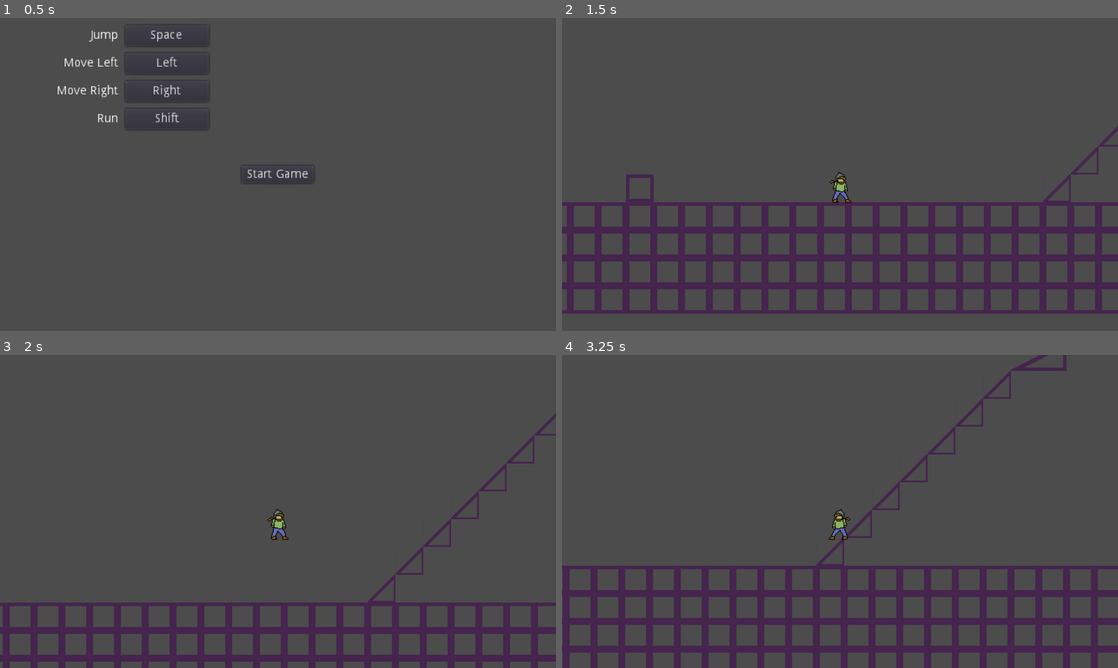
Above: before the commit, frames 1-4 (two rows, left to right).
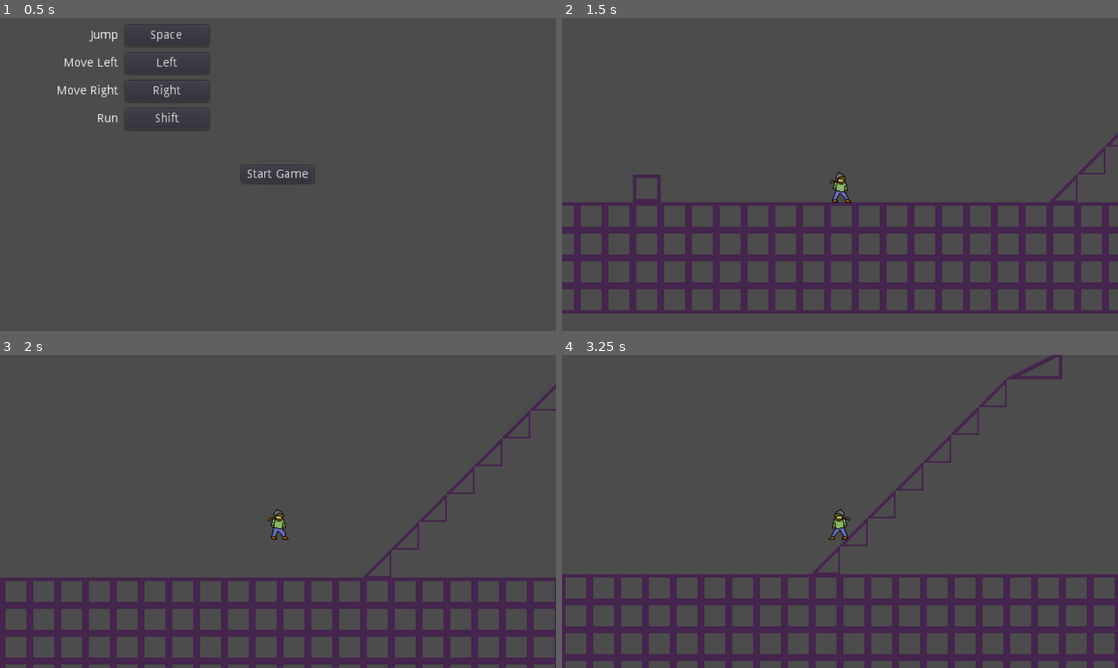
Above: after the commit, the same moments.

Repository: PixelLoaf/Project-Novae
Game: Godot game, scene res://Menu/MainMenu.tscn
The game is run twice, just before and just after one commit, with the same random seed, the same clock (stepped at 60 frames per second) and the same inputs.
Inputs (mouse positions are in pixels of both pictures, inside the frame that each line leads up to):
- Up to frame 1 (0.5 s): no input
- Up to frame 2 (1.5 s): click "Start Game" at 0.5 s; tap H (hide_debug) at 1.25 s; move the mouse to (962, 158) at 1.27 s; hold Right (move_right) from 1.28 s (still down); hold Shift (action_run) from 1.28 s (still down); click (962, 158) at 1.42 s
- Up to frame 3 (2 s): keep holding Right (move_right); keep holding Shift (action_run); tap Space (action_jump) at 1.52 s
- Up to frame 4 (3.25 s): move the mouse to (728, 527) at 2.02 s; release Shift (action_run) at 2.03 s; tap Shift (action_run) at 2.1 s; tap Space (action_jump) at 2.27 s; move the mouse to (895, 442) at 2.77 s; release Right (move_right) at 2.78 s; hold Left (move_left) from 2.78 s (still down); hold Shift (action_run) from 2.78 s (still down)

Frame 1 is identical in both runs. In frame 2, 14% of the frame differs, in the area x 0-100%, y 34-94%; in frame 3, 11%; in frame 4, 19%, in the area x 0-100%, y 0-100%.

Commit message:
Player now has a square hitbox

Diff:
--- a/files/Menu/MainMenu.tscn
+++ b/files/Menu/MainMenu.tscn
@@ -3,7 +3,7 @@
 [ext_resource path="res://Menu/RebindKey.tscn" type="PackedScene" id=1]
 [ext_resource path="res://Menu/StartButton.gd" type="Script" id=2]
 
-[node name="MainMenu" type="Control" index="0"]
+[node name="MainMenu" type="Control"]
 
 anchor_left = 0.0
 anchor_top = 0.0
--- a/files/Object/Player/Player.gd
+++ b/files/Object/Player/Player.gd
@@ -1,7 +1,7 @@
 extends KinematicBody2D
 
 # Gravity
-const CHAR_GRAVITY = 2000
+const CHAR_GRAVITY = 1600
 # Up direction
 var CHAR_UP = Vector2(0, -1)
 # Maximum time after leaving a platform that a player may still jump for
@@ -17,14 +17,18 @@
 # If the player is moving uphill, this is the minimum that their velocity can be multiplied by
 const CHAR_UPHILL_MULT_MIN = 0.5
 # Slipperiness while in the air
-const CHAR_SLIP_AIR = 0.4
+const CHAR_SLIP_AIR = 0.3
 
 # Maximum movement speed for the player
 export var char_speed_run = 320
 # Walking speed for the player
 export var char_speed_walk = 160
 # Jumping speed for the player
-export var char_jump_speed = 640
+export var char_jump_speed = 480
+# Walking acceleration
+export var char_accel_walk = 800
+# Acceleration when stopping on the ground
+export var char_accel_stop = 2400
 
 # The player's velocity
 var char_velocity = Vector2()
@@ -35,7 +39,7 @@
 # Time since pressing the jump button
 var char_time_since_jump_button = 1.0
 # Momentum and inertia hinge around this
-var char_slipperiness = 0.2
+var char_slipperiness = 0.16
 
 # Get this character's normal vector
 func char_get_normal():
@@ -96,9 +100,8 @@
 	var prev_transform = transform
 	char_velocity = move_and_slide(char_velocity, CHAR_UP, stop_speed, 4, 0.8)
 	char_calc_normal()
-	if char_is_on_floor():
-		char_project_self(CHAR_UP * -4);
-	elif is_on_floor():
+	if not char_is_on_floor() and is_on_floor():
+		print("AAA")
 		# If the player was in the air, but is now on a floor, we need to do some
 		# stuff so that the player stops on the slope. First, we return the player to
 		# their original position.
@@ -108,12 +111,16 @@
 		char_project_self(prev_veloc);
 		# Rotate the player's velocity to match the new surface's normal
 		char_velocity = prev_veloc.rotated(char_floor_normal.angle() - prev_normal.angle())
+		# Remove player's vertical velocity component
+		char_set_motion_vertical(char_floor_normal, -CHAR_GRAVITY/60)
 		# Redo the whole movement process
 		char_velocity = move_and_slide(char_velocity, CHAR_UP, stop_speed, 4, 0.8)
 		char_calc_normal()
 	# Detect if the player is touching a floor
 	if is_on_floor():
 		char_time_since_floor = 0.0
+	if char_is_on_floor():
+		char_project_self(CHAR_UP * -4);
 
 # Every frame
 func _physics_process(delta):
@@ -144,7 +151,6 @@
 	if char_is_on_floor() and char_time_since_jump_button < CHAR_TIME_JUMP_WITHOLD:
 		char_time_since_jump_button = 1.0
 		char_set_motion_vertical(CHAR_UP, char_jump_speed)
-#		char_velocity.y =
 		char_time_since_floor = 1.0
 	# Apply gravity
 	char_velocity += CHAR_GRAVITY * -char_get_normal() * delta
@@ -170,7 +176,16 @@
 		slip = CHAR_SLIP_AIR
 	# Change the player's horizontal movement according to the player's input
 	veloc_h = char_get_motion_horizontal(char_get_normal())
-	veloc_h += mult_accel * delta * (target_speed - veloc_h) / slip
+	var walk_accel = char_accel_walk
+	if char_is_on_floor() and ((veloc_h < 0) != (target_speed < 0) and veloc_h != 0 or target_speed == 0):
+		walk_accel = char_accel_stop
+	walk_accel = clamp(delta * walk_accel, 0, abs(target_speed - veloc_h))
+	print((veloc_h < 0) != (target_speed < 0))
+	if veloc_h < target_speed:
+		veloc_h += walk_accel
+	elif veloc_h > target_speed:
+		veloc_h -= walk_accel
+#	veloc_h += mult_accel * delta * (target_speed - veloc_h) / slip
 	char_set_motion_horizontal(char_get_normal(), veloc_h)
 
 # On input received
--- a/files/Object/Player/player.tscn
+++ b/files/Object/Player/player.tscn
@@ -4,10 +4,10 @@
 [ext_resource path="res://Object/Player/player.png" type="Texture" id=2]
 [ext_resource path="res://Object/Player/Debug.gd" type="Script" id=3]
 
-[sub_resource type="CircleShape2D" id=1]
+[sub_resource type="RectangleShape2D" id=4]
 
 custom_solver_bias = 0.0
-radius = 8.0
+extents = Vector2( 8, 8 )
 
 [sub_resource type="RectangleShape2D" id=2]
 
@@ -33,7 +33,7 @@
 "values": [ 0, 1, 2, 3, 4, 5, 6, 7 ]
 }
 
-[node name="player" type="KinematicBody2D"]
+[node name="player" type="KinematicBody2D" index="0"]
 
 z_index = 1
 input_pickable = false
@@ -44,11 +44,13 @@
 _sections_unfolded = [ "Collision", "Z Index", "collision" ]
 char_speed_run = 320
 char_speed_walk = 160
-char_jump_speed = 640
+char_jump_speed = 480
+char_accel_walk = 800
+char_accel_stop = 2400
 
 [node name="CollisionShape2D" type="CollisionShape2D" parent="." index="0"]
 
-shape = SubResource( 1 )
+shape = SubResource( 4 )
 
 [node name="Hitbox" type="Area2D" parent="." index="1"]
 
--- a/files/World/Test/TestLevel.tscn
+++ b/files/World/Test/TestLevel.tscn
@@ -10,6 +10,9 @@
 [node name="player" parent="." index="0" instance=ExtResource( 1 )]
 
 position = Vector2( 128, 680 )
+char_jump_speed = 480
+char_accel_walk = 800
+char_accel_stop = 2400
 
 [node name="TileMap" type="TileMap" parent="." index="1"]
 
